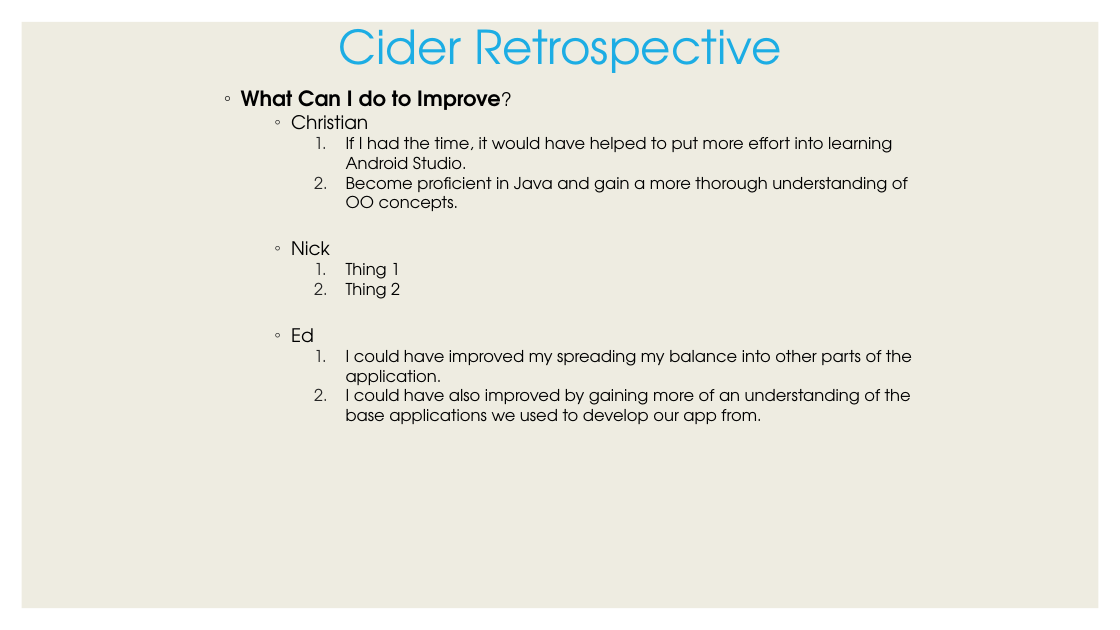
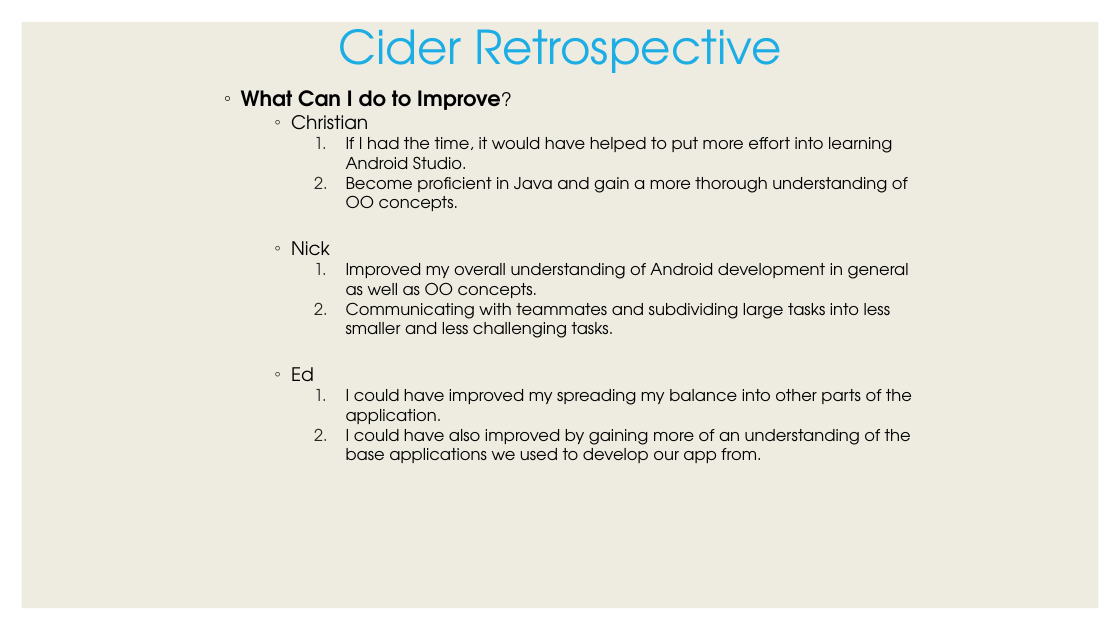
Before and after one commit to CiderCS3398/CS3398-Cider-S2017, a slide deck: slide 3 of Presentations/Final_Retrospective.pptx. Drawn at 1120x630 pixels with LibreOffice and Linux fonts; fonts in the diff are those of the drawing. Boxes give left, top, right and bottom in pixels: in the first picture for what was removed or moved away, otherwise in the second. Text is boxed around its words. In the diff, an @@ line names an element or a change of style, - is before the commit and + after.

Commit message:
Adding my retrospective

```diff
--- a/Presentations/Final_Retrospective.pptx
+++ b/Presentations/Final_Retrospective.pptx
@@ text at (346,263,909,338): text changed @@
-        1. Thing 1
-        2. Thing 2
+        1. Improved my overall understanding of Android development in general as well as OO concepts.
+        2. Communicating with teammates and subdividing large tasks into less smaller and less challenging tasks.
```
